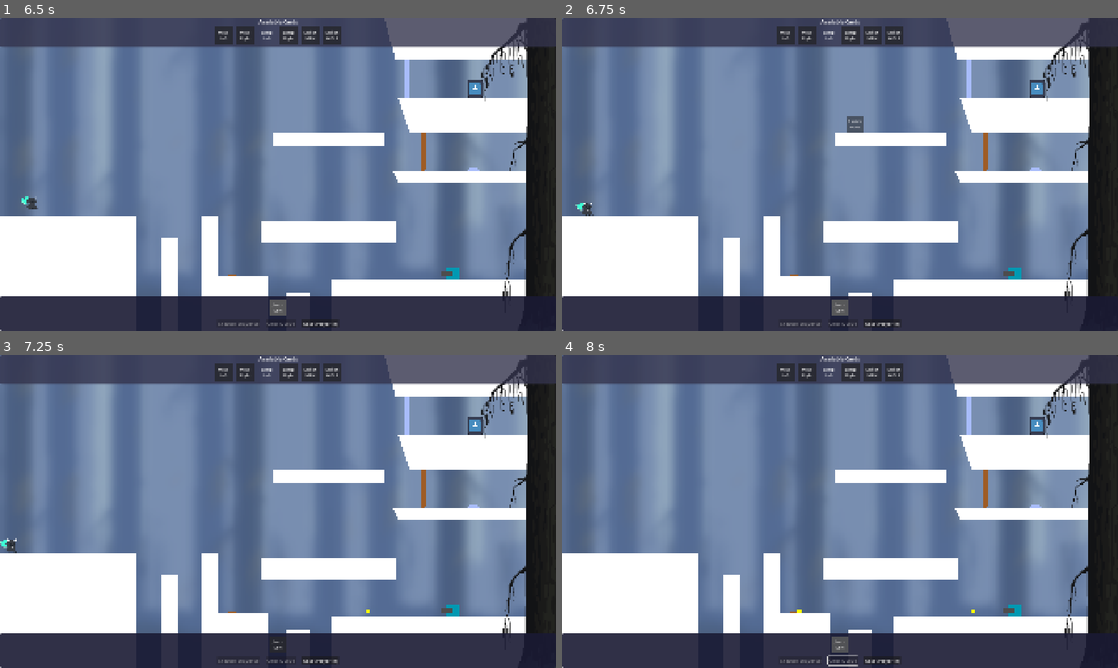
Above: before the commit, frames 1-4 (two rows, left to right).
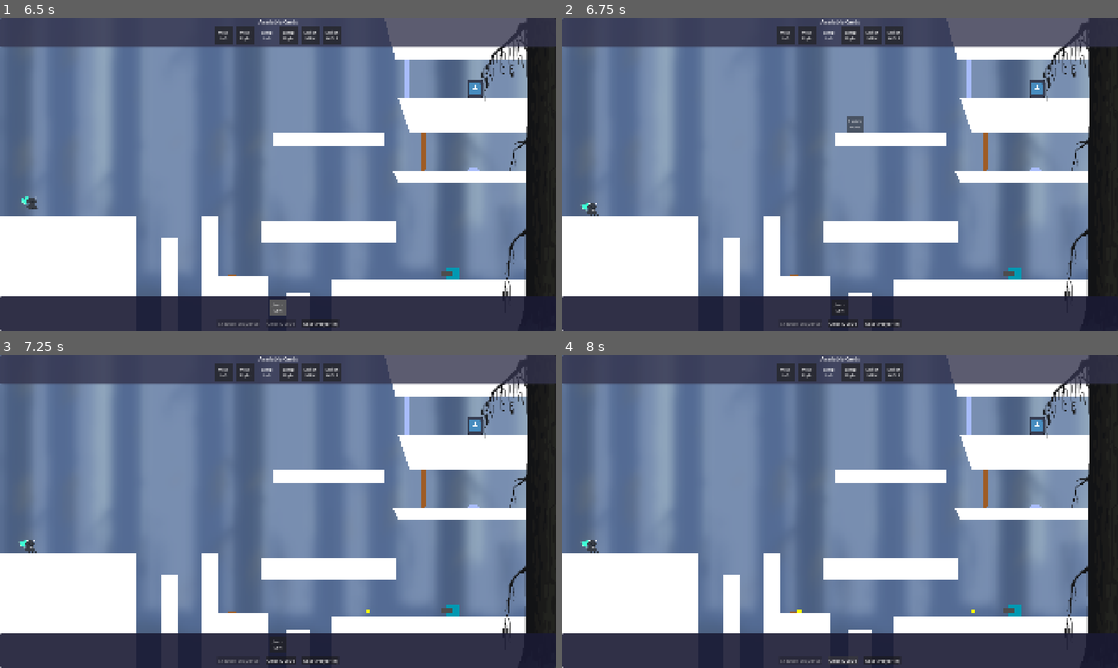
Above: after the commit, the same moments.

Repository: Yuanryan/Rune-Lengend
Game: Godot game, scene res://Scenes/main.tscn
Two runs of this game, one before a commit and one after it. Both use one fixed random seed, a clock stepped at 60 frames per second and the inputs below. The engine's default icon, where the game draws it, is replaced by a stand-in: a white triangle on a blue panel in a dark square.
Inputs (mouse positions are in pixels of both pictures, inside the frame that each line leads up to):
- Up to frame 1 (6.5 s): click "Start" at 0.5 s; click "🔒" at 1.25 s; click "Reset Player (R)" at 2 s; tap Enter (ui_accept) at 2.75, 5 s; drag from (222, 36) to (478, 89) at 2.77 s; drag from (244, 36) to (478, 89) at 3.52 s; move the mouse to (266, 36) at 4.27 s; press the mouse at (266, 36) at 4.28 s; release the mouse at (266, 36) at 5 s; drag from (289, 36) to (472, 168) at 5.02 s; click "Execute Sequence" at 5.75 s
- Up to frame 2 (6.75 s): drag from (873, 36) to (795, 274) at 6.52 s
- Up to frame 3 (7.25 s): no input
- Up to frame 4 (8 s): click (845, 661) at 7.25 s, where only the run after the commit has a clickable "Clear Queue"

Frame 1 is identical in both runs. In frame 2, 0.3% of the frame differs, in the area x 2-53%, y 59-99%; in frame 3, 0.2%; in frame 4, 0.3%, in the area x 3-54%, y 59-100%.

Commit message:
Boxes fix

Diff:
--- a/Resources/Animals/wolf_resource.tres
+++ b/Resources/Animals/wolf_resource.tres
@@ -6,5 +6,5 @@
 script = ExtResource("1_uwort")
 name = "Wolf"
 move_speed = 200.0
-jump_velocity = Vector2(200, -300)
+jump_velocity = Vector2(400, -400)
 metadata/_custom_type_script = "uid://nplwq6xwpqwf"
--- a/Scenes/LevelEdit/Objects/Interactive/box.tscn
+++ b/Scenes/LevelEdit/Objects/Interactive/box.tscn
@@ -5,19 +5,18 @@
 [node name="Box" type="RigidBody2D" groups=["Interactive"]]
 collision_layer = 8
 collision_mask = 11
-mass = 100.0
-inertia = 100.0
+mass = 1000.0
+lock_rotation = true
+continuous_cd = 1
 script = ExtResource("1_nyu6s")
 
 [node name="CollisionPolygon2D" type="CollisionPolygon2D" parent="."]
 unique_name_in_owner = true
-position = Vector2(-20, -20)
-polygon = PackedVector2Array(0, 0, 0, 40, 40, 40, 40, 0)
+polygon = PackedVector2Array(-20, -20, -20, 20, 20, 20, 20, -20)
 
 [node name="Polygon2D" type="Polygon2D" parent="."]
 unique_name_in_owner = true
-position = Vector2(-20, -20)
-polygon = PackedVector2Array(0, 0, 0, 40, 40, 40, 40, 0)
+polygon = PackedVector2Array(-20, -20, -20, 20, 20, 20, 20, -20)
 
 [node name="StandingArea" type="Area2D" parent="."]
 unique_name_in_owner = true
@@ -27,3 +26,12 @@
 
 [node name="CollisionPolygon2D" type="CollisionPolygon2D" parent="StandingArea"]
 polygon = PackedVector2Array(0, -8, 0, 48, 40, 48, 40, -8)
+
+[node name="PushArea" type="Area2D" parent="."]
+unique_name_in_owner = true
+position = Vector2(-20, -20)
+collision_layer = 0
+collision_mask = 2
+
+[node name="CollisionPolygon2D" type="CollisionPolygon2D" parent="PushArea"]
+polygon = PackedVector2Array(-30, 0, 70, 0, 70, 40, -30, 40)
--- a/Scenes/Levels/level_1.tscn
+++ b/Scenes/Levels/level_1.tscn
@@ -71,7 +71,8 @@
 polygon = PackedVector2Array(0, 256, 32, 296, 295.3371, 298.14087, 1016, 304, 1168, 256)
 
 [node name="Box" parent="GameObjects" instance=ExtResource("10_hwvp3")]
-position = Vector2(40, 144)
+position = Vector2(-24, 256)
+collision_layer = 9
 mass = 0.001
 
 [node name="Door" parent="GameObjects" instance=ExtResource("7_jv26f")]
@@ -91,6 +92,10 @@
 [node name="DamageArea" parent="GameObjects" instance=ExtResource("9_rb0md")]
 position = Vector2(-200, 296)
 
+[node name="Box2" parent="GameObjects" instance=ExtResource("10_hwvp3")]
+position = Vector2(312, 256)
+collision_layer = 9
+
 [editable path="GameObjects/Land"]
 [editable path="GameObjects/Land2"]
 [editable path="GameObjects/Door"]
--- a/Scripts/Actions/basic/jump_action.gd
+++ b/Scripts/Actions/basic/jump_action.gd
@@ -39,7 +39,7 @@
 
 func update(player: CharacterBody2D, delta: float) -> bool:
 	player.velocity.x = jump_velocity.x
-	return false
+	return should_stop(player, delta)
 
 func interrupt(player: CharacterBody2D) -> void:
 	pass
--- a/Scripts/Animals/animal.gd
+++ b/Scripts/Animals/animal.gd
@@ -22,6 +22,8 @@
 func get_switch_action() -> Action:
     return switch_action
 
+@abstract func get_animal_type() -> Animal.AnimalType
+
 static func animal_from_type(animal_type: Animal.AnimalType) -> Animal:
     match animal_type:
         Animal.AnimalType.MAN:
@@ -32,5 +34,6 @@
             return Wolf.new()
         _:
             return null
+
 static func get_animal_name(animal_type: Animal.AnimalType) -> String:
     return AnimalType.keys()[animal_type]
--- a/Scripts/Animals/man.gd
+++ b/Scripts/Animals/man.gd
@@ -7,5 +7,11 @@
     var man_data = load("uid://d5a707f6axs7") as AnimalResource
     super._init(man_data)
 
+
+
+func get_animal_type() -> Animal.AnimalType:
+    return Animal.AnimalType.MAN
+
+
 func get_switch_action() -> Action:
     return null
--- a/Scripts/Animals/rabbit.gd
+++ b/Scripts/Animals/rabbit.gd
@@ -7,6 +7,9 @@
     var rabbit_data = load("uid://vk62uradafkf") as AnimalResource
     super._init(rabbit_data)
     switch_action = RabbitSwitchAction.new()
+
+func get_animal_type() -> Animal.AnimalType:
+    return Animal.AnimalType.RABBIT
 
 # 兔子的彈跳切換動作
 class RabbitSwitchAction extends JumpAction:
--- a/Scripts/Animals/wolf.gd
+++ b/Scripts/Animals/wolf.gd
@@ -7,10 +7,14 @@
     super._init(wolf_data)
     switch_action = WolfSwitchAction.new()
 
+func get_animal_type() -> Animal.AnimalType:
+    return Animal.AnimalType.WOLF
+
 # 狼的衝刺切換動作
 class WolfSwitchAction extends TimedAction:
     var dash_speed: float = 500.0
     var dash_direction: Vector2 = Vector2.RIGHT
+    var dash_velocity: Vector2 = Vector2.ZERO
 
     func _init():
         duration = 0.3  # 短時間衝刺
@@ -19,16 +23,16 @@
     func start(player: CharacterBody2D):
         super.start(player)
         # 根據玩家面向方向決定衝刺方向
-        dash_direction = Vector2.RIGHT if player.scale.x > 0 else Vector2.LEFT
+        dash_direction = player.facing_direction
+        dash_velocity = dash_direction * dash_speed
+        player.velocity = Vector2(dash_velocity.x, 0.0)
 
     func update(player: CharacterBody2D, delta: float) -> bool:
         # 衝刺效果
-        var dash_velocity = dash_direction * dash_speed
         player.velocity.x = dash_velocity.x
-        player.velocity.y = 0.0
         return super.update(player, delta)
 
      # 中斷時停止移動
     func interrupt(player: CharacterBody2D) -> void:
         # 只停止 x 軸速度（衝刺），保持 y 軸速度不變，讓重力繼續作用
-        player.velocity.x = 0.0
+        player.velocity.x = 0
--- a/Scripts/Level/Objects/box.gd
+++ b/Scripts/Level/Objects/box.gd
@@ -5,6 +5,7 @@
 
 @export_custom(PROPERTY_HINT_LINK, "") var size_scale : Vector2 = Vector2(1.0, 1.0) : set = set_size_scale
 @onready var standing_area = %StandingArea
+@onready var push_area = %PushArea
 @onready var polygon = %Polygon2D
 @onready var collision_polygon = %CollisionPolygon2D
 
@@ -13,21 +14,39 @@
 
 func _ready():
     set_size_scale(size_scale)
+    disable_push()
     # 加入 Interactive 群組，讓按鈕能偵測到
     add_to_group("Interactive")
     # 連接 Area2D 的信號
     standing_area.body_entered.connect(_on_standing_area_body_entered)
     standing_area.body_exited.connect(_on_standing_area_body_exited)
+    push_area.body_entered.connect(_on_push_area_body_entered)
+    push_area.body_exited.connect(_on_push_area_body_exited)
 
-func _on_standing_area_body_entered(body):
-    if body == GameManager.player:
-        set_collision_layer_value(8, false)
-        set_collision_layer_value(1, true)
+func _on_standing_area_body_entered(body: Player):
+    disable_push()
 
-func _on_standing_area_body_exited(body):
-    if body == GameManager.player:
-        set_collision_layer_value(1, false)
-        set_collision_layer_value(8, true)
+func _on_standing_area_body_exited(body: Player):
+    enable_push()
+
+func _on_push_area_body_entered(body: Player):
+    if body == GameManager.player and (body.animal_component.current_animal.get_animal_type() == Animal.AnimalType.MAN or body.velocity.length() >= 500):
+        enable_push()
+    else:
+        disable_push()
+
+func _on_push_area_body_exited(body):
+    enable_push()
+
+
+func enable_push() -> void:
+    set_collision_layer_value(1, false)
+    set_collision_layer_value(8, true)
+
+
+func disable_push() -> void:
+    set_collision_layer_value(8, false)
+    set_collision_layer_value(1, true)
 
 func _physics_process(delta):
     pass
@@ -45,3 +64,4 @@
     standing_area.scale = value
     polygon.scale = value
     collision_polygon.scale = value
+    push_area.scale = value
